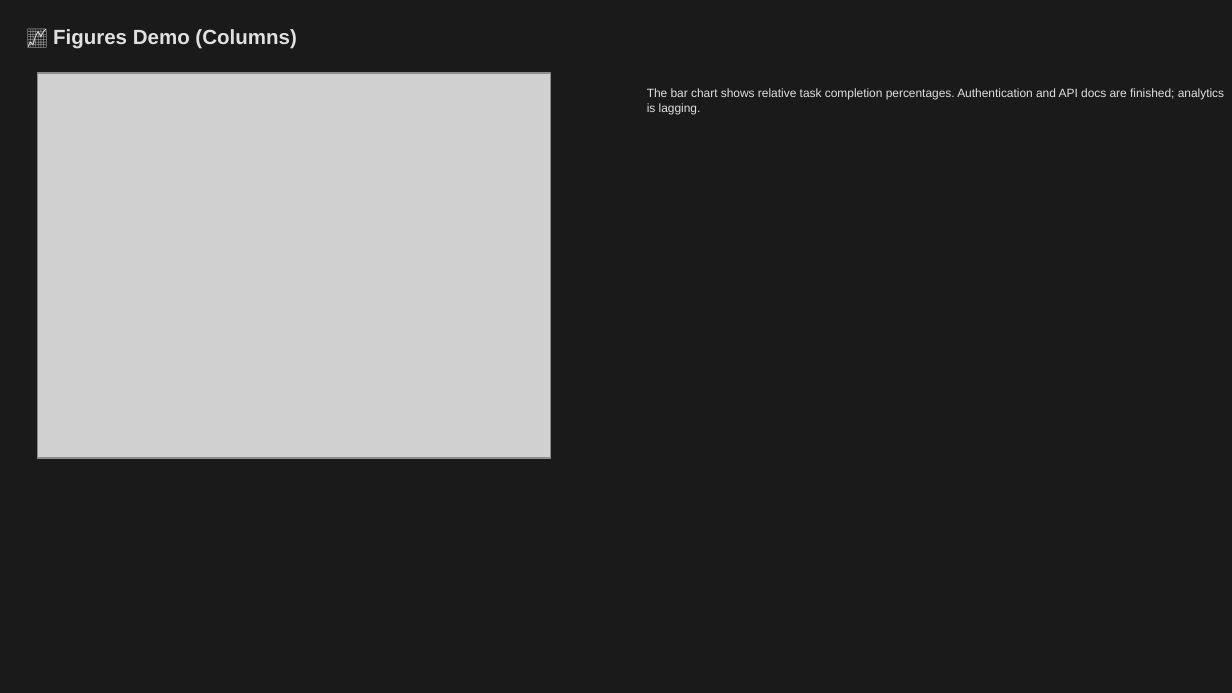
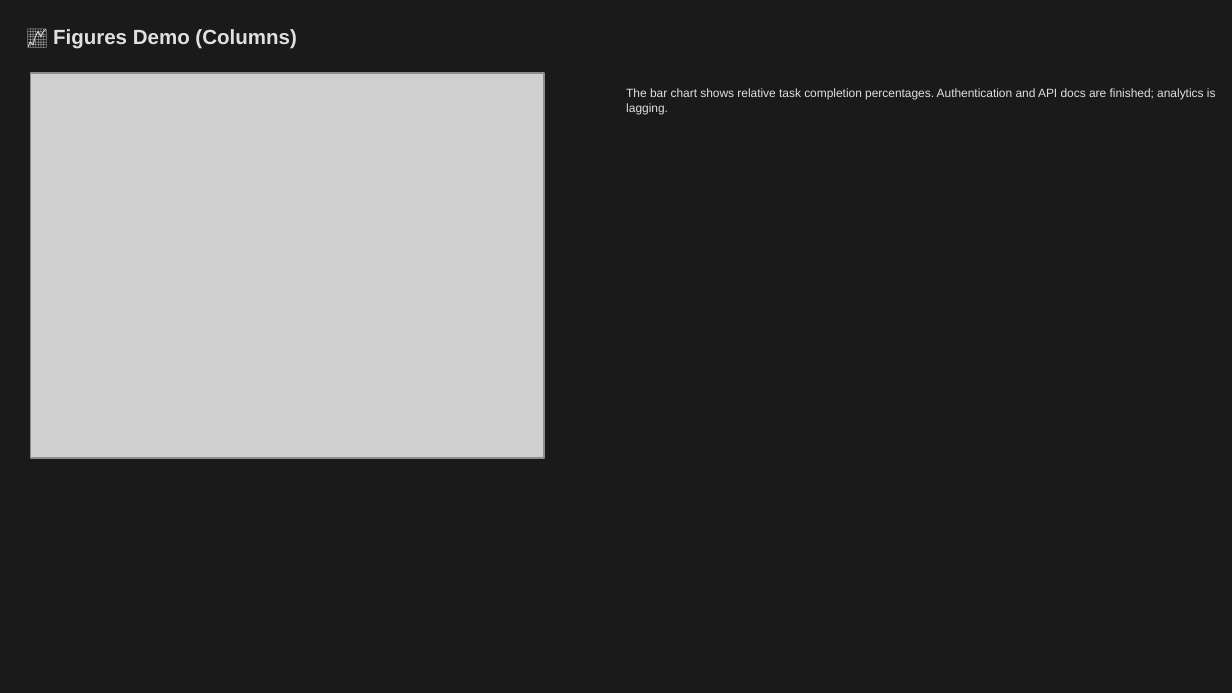
Before and after one commit to louisazhou/slidegenerator, a slide deck: slide 17 of output/comprehensive_demo_dark.pptx. Drawn at 1232x693 pixels with LibreOffice and Linux fonts; fonts in the diff are those of the drawing; grey boxes stand for pictures. Boxes give left, top, right and bottom in pixels: in the first picture for what was removed or moved away, otherwise in the second. Text is boxed around its words. In the diff, an @@ line names an element or a change of style, - is before the commit and + after.

```diff
--- a/output/comprehensive_demo_dark.pptx
+++ b/output/comprehensive_demo_dark.pptx
@@ picture: place and size @@
-picture at (37, 73, 551, 457)
+picture at (31, 73, 545, 457)
@@ text "The bar chart shows relative ..." rewrapped from (647, 88, 1224, 114) to (626, 88, 1216, 114) @@
```
Also in this commit, not shown: 5 other slides changed, 18 other files.
